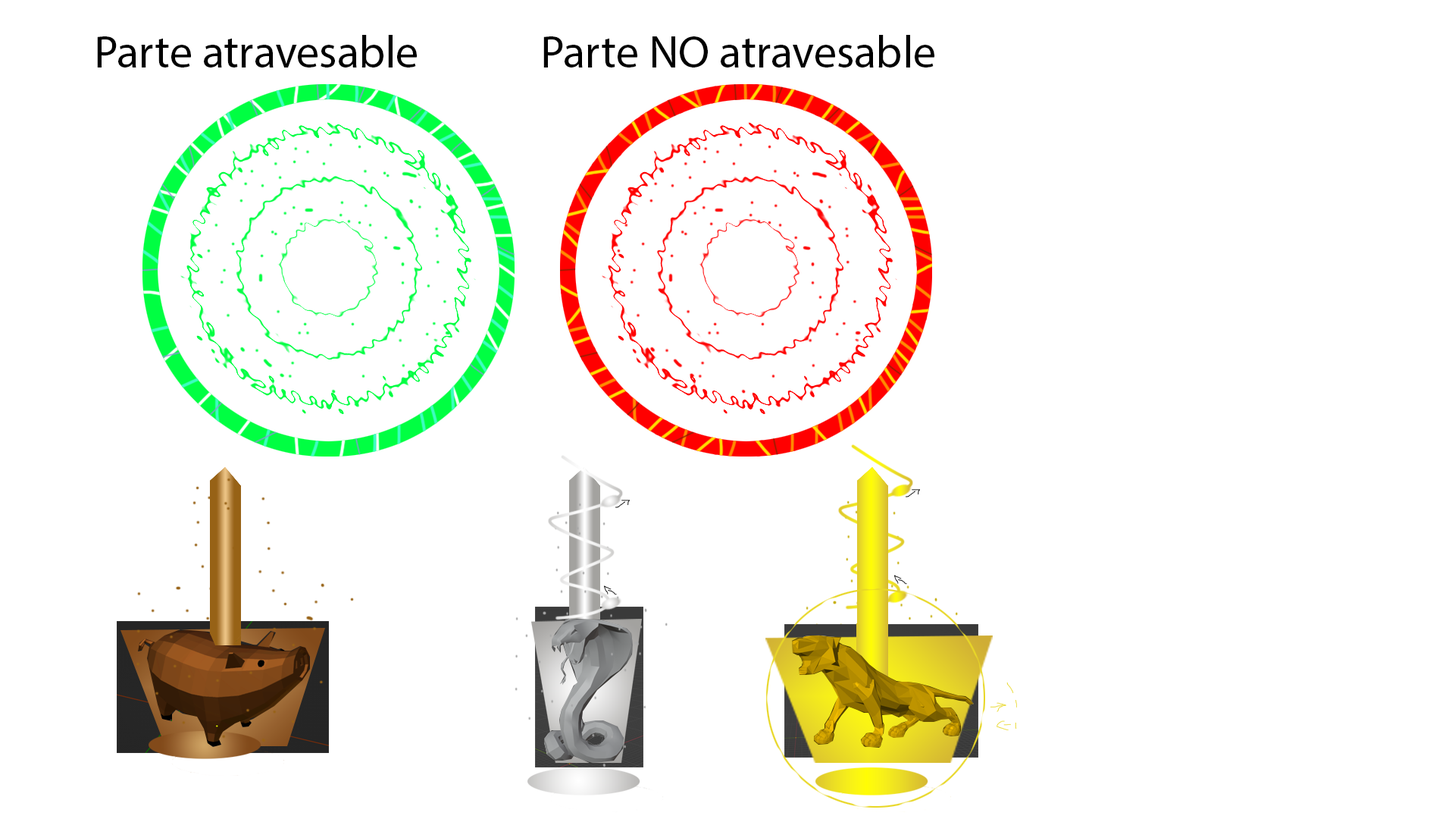
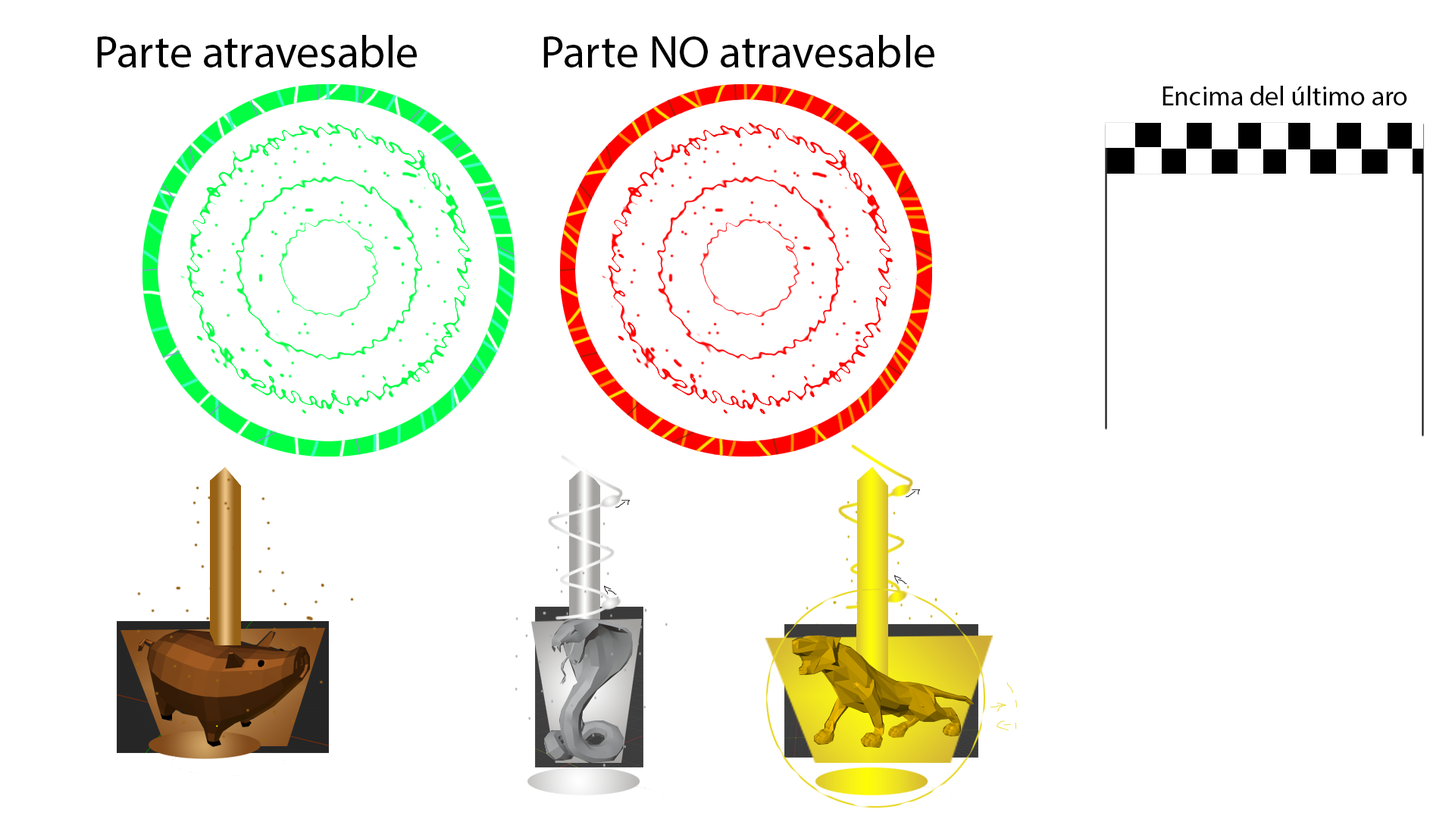
Layer changes from the first 1455 x 819 image to the second:
added layer "Encima del último aro" above "Capa 37" over [1162, 85, 1408, 106]
added layer "Capa 37" above "Capa 36" over [1105, 122, 1424, 175]
added layer "Capa 36" above "Capa 1 copia 2" over [1104, 122, 1426, 437]
